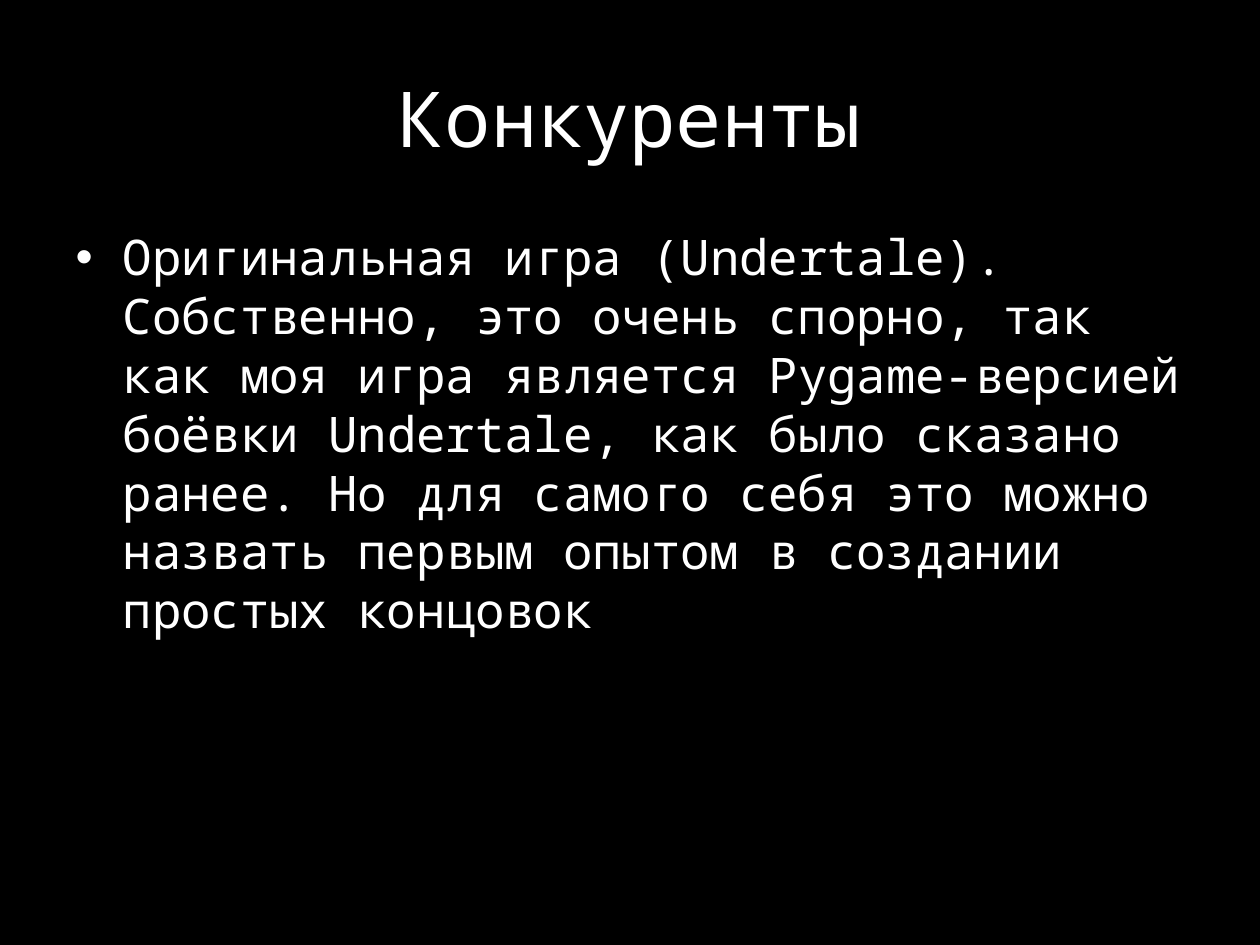
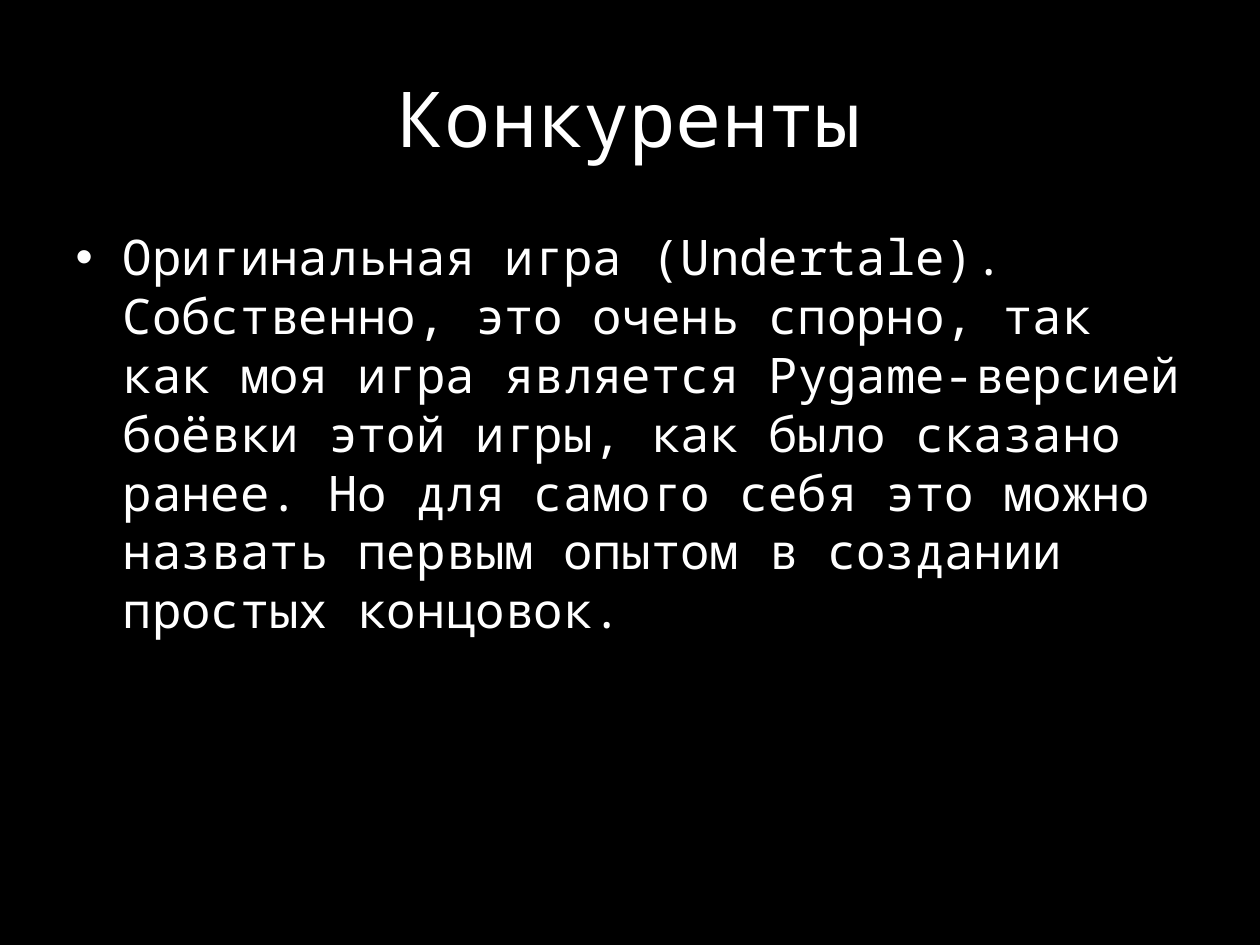
Before and after one commit to Shadow318193/Protontale, a slide deck: slide 3 of Documentation/Презентация.pptx. Drawn at 1260x945 pixels with LibreOffice and Linux fonts; fonts in the diff are those of the drawing. Boxes give left, top, right and bottom in pixels: in the first picture for what was removed or moved away, otherwise in the second. Text is boxed around its words. In the diff, an @@ line names an element or a change of style, - is before the commit and + after.

```diff
--- a/Documentation/Презентация.pptx
+++ b/Documentation/Презентация.pptx
@@ text at (123, 237, 1180, 640): text changed @@
-• Оригинальная игра (Undertale). Собственно, это очень спорно, так как моя игра является Pygame-версией боёвки Undertale, как было сказано ранее. Но для самого себя это можно назвать первым опытом в создании простых концовок
+• Оригинальная игра (Undertale). Собственно, это очень спорно, так как моя игра является Pygame-версией боёвки этой игры, как было сказано ранее. Но для самого себя это можно назвать первым опытом в создании простых концовок.
```
Also in this commit, not shown: 4 other slides changed.
